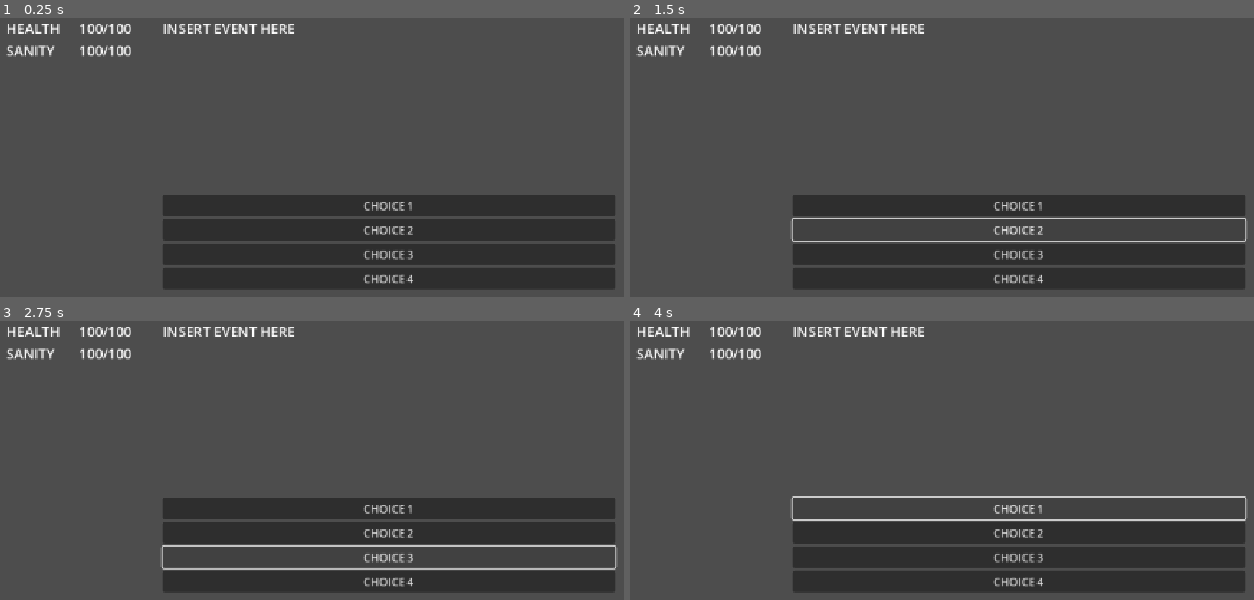
Above: before the commit, frames 1-4 (two rows, left to right).
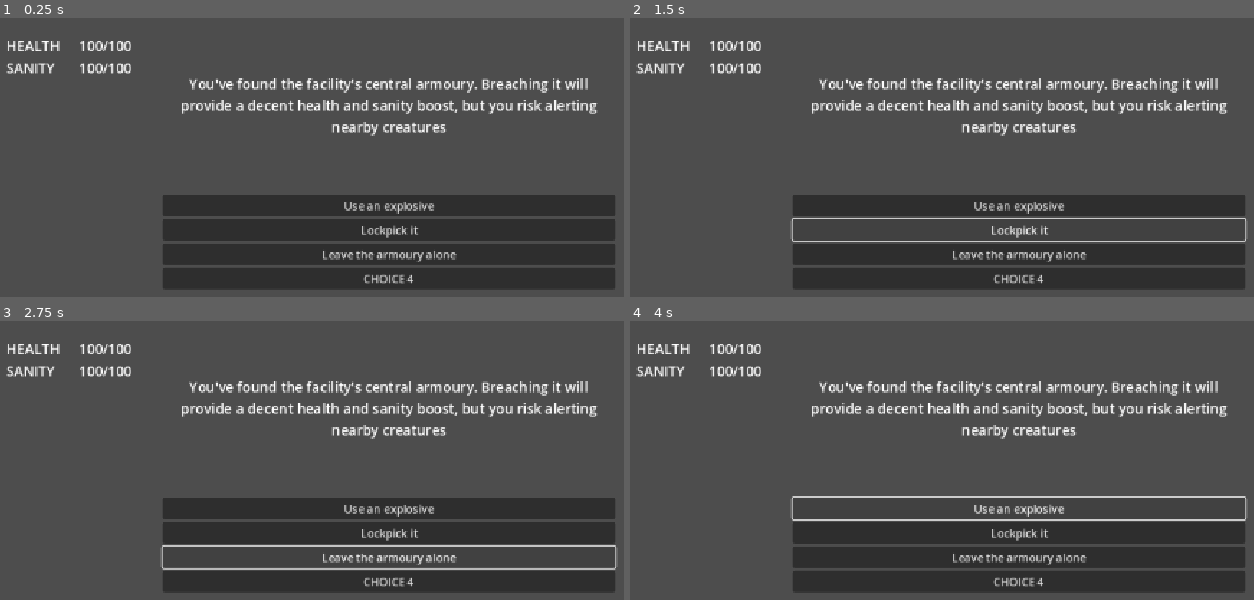
Above: after the commit, the same moments.

Repository: AAP-01/SCP-Field-prototype-II-
Game: Godot game, scene res://Scenes/main_game.tscn
Same seed, same stepped clock (60 frames per second), same inputs: the game is played once before the commit and once after it. Before the commit the project starts from res://Scenes/Main game.tscn.
Inputs:
- Up to frame 1 (0.25 s): no input
- Up to frame 2 (1.5 s): click "CHOICE 1" (after the commit: "Use an explosive") at 0.5 s; click "CHOICE 2" (after the commit: "Lockpick it") at 1.25 s
- Up to frame 3 (2.75 s): click "CHOICE 3" (after the commit: "Leave the armoury alone") at 2 s
- Up to frame 4 (4 s): click "CHOICE 4" at 2.75 s; click "CHOICE 1" (after the commit: "Use an explosive") at 3.5 s

The runs differ from the first frame. In frame 1, 5.8% of the frame differs, in the area x 0-96%, y 2-88%; in frame 2, 5.8%; in frame 3, 5.8%; in frame 4, 5.8%.

Commit message:
Implemented 6 events using MultipleChoiceEventData or OneChoiceEventData, and made them display their content on the UI

Diff:
--- /dev/null
+++ b/Events/event_cognitohazard_discovered.tres
@@ -0,0 +1,46 @@
+[gd_resource type="Resource" script_class="MultipleChoiceEventData" load_steps=9 format=3 uid="uid://cl0h5kv3nu7wk"]
+
+[ext_resource type="Script" uid="uid://0m74norco0wn" path="res://Resources/Multiple Choice/multiple_choice_data.gd" id="1_8kx05"]
+[ext_resource type="Script" uid="uid://cswjkcuav8byn" path="res://Resources/Multiple Choice/outcome_data.gd" id="2_oiwbm"]
+[ext_resource type="Script" uid="uid://cghl73ax2sjo6" path="res://Resources/Multiple Choice/multiple_choice_event_data.gd" id="2_pxri2"]
+
+[sub_resource type="Resource" id="Resource_6288d"]
+script = ExtResource("2_oiwbm")
+outcome_text = "The equipment had a false positive"
+advancement = 2
+metadata/_custom_type_script = "uid://cswjkcuav8byn"
+
+[sub_resource type="Resource" id="Resource_sjrv5"]
+script = ExtResource("2_oiwbm")
+outcome_text = "Should've listened to the alert"
+health_change = -5
+sanity_change = -15
+metadata/_custom_type_script = "uid://cswjkcuav8byn"
+
+[sub_resource type="Resource" id="Resource_haaqa"]
+script = ExtResource("1_8kx05")
+choice_text = "Proceed (50% of losing some sanity)"
+success_rate = 50
+outcomes = Array[ExtResource("2_oiwbm")]([SubResource("Resource_6288d"), SubResource("Resource_sjrv5")])
+metadata/_custom_type_script = "uid://0m74norco0wn"
+
+[sub_resource type="Resource" id="Resource_pxri2"]
+script = ExtResource("2_oiwbm")
+outcome_text = "The alternative path proved to be safe, but you couldn't shake off the thought of what was in the hallway"
+sanity_change = -2
+advancement = 1
+metadata/_custom_type_script = "uid://cswjkcuav8byn"
+
+[sub_resource type="Resource" id="Resource_fhhyj"]
+script = ExtResource("1_8kx05")
+choice_text = "Take the other way (lose a bit of sanity)"
+success_rate = 100
+outcomes = Array[ExtResource("2_oiwbm")]([SubResource("Resource_pxri2")])
+metadata/_custom_type_script = "uid://0m74norco0wn"
+
+[resource]
+script = ExtResource("2_pxri2")
+event_text = "Your equipment has flagged a potential cognitohazard in the following hallway, which should lead closer to the next sector, but it hasn't been reliable for some time. There is another, though much longer, path."
+difficulty = 5
+choices = Array[ExtResource("1_8kx05")]([SubResource("Resource_haaqa"), SubResource("Resource_fhhyj")])
+metadata/_custom_type_script = "uid://cghl73ax2sjo6"
--- /dev/null
+++ b/Events/event_found_supplies.tres
@@ -0,0 +1,15 @@
+[gd_resource type="Resource" script_class="OneChoiceEventData" load_steps=4 format=3 uid="uid://dx4brd237y3kj"]
+
+[ext_resource type="Script" uid="uid://3v87af55rfeo" path="res://Resources/One Choice/one_choice_data.gd" id="1_r87sf"]
+[ext_resource type="Script" uid="uid://biw7wynl1kvn6" path="res://Resources/One Choice/one_choice_event_data.gd" id="2_r36s3"]
+
+[sub_resource type="Resource" id="Resource_14u4s"]
+script = ExtResource("1_r87sf")
+outcome_text = "Excellent"
+health_change = 30
+metadata/_custom_type_script = "uid://3v87af55rfeo"
+
+[resource]
+script = ExtResource("2_r36s3")
+event_text = "You've found an untouched crate packed with medical supplies"
+choice = SubResource("Resource_14u4s")
--- /dev/null
+++ b/Events/event_go_to_tunnel.tres
@@ -0,0 +1,45 @@
+[gd_resource type="Resource" script_class="MultipleChoiceEventData" load_steps=9 format=3 uid="uid://ctio26eq1baph"]
+
+[ext_resource type="Script" uid="uid://0m74norco0wn" path="res://Resources/Multiple Choice/multiple_choice_data.gd" id="1_eublt"]
+[ext_resource type="Script" uid="uid://cswjkcuav8byn" path="res://Resources/Multiple Choice/outcome_data.gd" id="2_jdjxg"]
+[ext_resource type="Script" uid="uid://cghl73ax2sjo6" path="res://Resources/Multiple Choice/multiple_choice_event_data.gd" id="2_ry74d"]
+
+[sub_resource type="Resource" id="Resource_gt1a4"]
+script = ExtResource("2_jdjxg")
+outcome_text = "It lead you straight to the surface"
+sanity_change = 10
+advancement = 3
+metadata/_custom_type_script = "uid://cswjkcuav8byn"
+
+[sub_resource type="Resource" id="Resource_b0ndj"]
+script = ExtResource("2_jdjxg")
+outcome_text = "Some grotesque creature had made it its home"
+health_change = -20
+sanity_change = -15
+metadata/_custom_type_script = "uid://cswjkcuav8byn"
+
+[sub_resource type="Resource" id="Resource_kcvwj"]
+script = ExtResource("1_eublt")
+choice_text = "Enter the tunnel"
+success_rate = 45
+outcomes = Array[ExtResource("2_jdjxg")]([SubResource("Resource_gt1a4"), SubResource("Resource_b0ndj")])
+metadata/_custom_type_script = "uid://0m74norco0wn"
+
+[sub_resource type="Resource" id="Resource_2t3rt"]
+script = ExtResource("2_jdjxg")
+outcome_text = "The tunnel looks like it hasn't been touched in forever"
+metadata/_custom_type_script = "uid://cswjkcuav8byn"
+
+[sub_resource type="Resource" id="Resource_yfcct"]
+script = ExtResource("1_eublt")
+choice_text = "Don't risk it"
+success_rate = 100
+outcomes = Array[ExtResource("2_jdjxg")]([SubResource("Resource_2t3rt")])
+metadata/_custom_type_script = "uid://0m74norco0wn"
+
+[resource]
+script = ExtResource("2_ry74d")
+event_text = "You've found a tunnel that you have deduced might bring you much closer to the extraction point. It however isn't in the map at all, so you may risk getting lost or hurt"
+difficulty = 2
+choices = Array[ExtResource("1_eublt")]([SubResource("Resource_kcvwj"), SubResource("Resource_yfcct")])
+metadata/_custom_type_script = "uid://cghl73ax2sjo6"
--- /dev/null
+++ b/Events/event_investigate_figure.tres
@@ -0,0 +1,44 @@
+[gd_resource type="Resource" script_class="MultipleChoiceEventData" load_steps=9 format=3 uid="uid://cmgjed7irpnvo"]
+
+[ext_resource type="Script" uid="uid://cghl73ax2sjo6" path="res://Resources/Multiple Choice/multiple_choice_event_data.gd" id="1_gwwbi"]
+[ext_resource type="Script" uid="uid://0m74norco0wn" path="res://Resources/Multiple Choice/multiple_choice_data.gd" id="1_xmmc3"]
+[ext_resource type="Script" uid="uid://cswjkcuav8byn" path="res://Resources/Multiple Choice/outcome_data.gd" id="2_vgtog"]
+
+[sub_resource type="Resource" id="Resource_cc75q"]
+script = ExtResource("2_vgtog")
+outcome_text = "A survivor!"
+sanity_change = 10
+advancement = 1
+metadata/_custom_type_script = "uid://cswjkcuav8byn"
+
+[sub_resource type="Resource" id="Resource_pd37v"]
+script = ExtResource("2_vgtog")
+outcome_text = "Must've been a hallucination"
+sanity_change = -2
+metadata/_custom_type_script = "uid://cswjkcuav8byn"
+
+[sub_resource type="Resource" id="Resource_8ayh7"]
+script = ExtResource("1_xmmc3")
+choice_text = "Investigate"
+outcomes = Array[ExtResource("2_vgtog")]([SubResource("Resource_cc75q"), SubResource("Resource_pd37v")])
+metadata/_custom_type_script = "uid://0m74norco0wn"
+
+[sub_resource type="Resource" id="Resource_aqkvp"]
+script = ExtResource("2_vgtog")
+outcome_text = "You went the oppsite way the figure went, but you still hear shuffling behind"
+sanity_change = -2
+metadata/_custom_type_script = "uid://cswjkcuav8byn"
+
+[sub_resource type="Resource" id="Resource_wbfp4"]
+script = ExtResource("1_xmmc3")
+choice_text = "Go the other way"
+success_rate = 100
+outcomes = Array[ExtResource("2_vgtog")]([SubResource("Resource_aqkvp")])
+metadata/_custom_type_script = "uid://0m74norco0wn"
+
+[resource]
+script = ExtResource("1_gwwbi")
+event_text = "You thought you spotted something, or something, run past your direction. "
+difficulty = 2
+choices = Array[ExtResource("1_xmmc3")]([SubResource("Resource_8ayh7"), SubResource("Resource_wbfp4")])
+metadata/_custom_type_script = "uid://cghl73ax2sjo6"
--- /dev/null
+++ b/Events/event_locked_armoury_found.tres
@@ -0,0 +1,67 @@
+[gd_resource type="Resource" script_class="MultipleChoiceEventData" load_steps=12 format=3 uid="uid://lfuut83ljfei"]
+
+[ext_resource type="Script" uid="uid://cghl73ax2sjo6" path="res://Resources/Multiple Choice/multiple_choice_event_data.gd" id="1_aojih"]
+[ext_resource type="Script" uid="uid://0m74norco0wn" path="res://Resources/Multiple Choice/multiple_choice_data.gd" id="1_xkww3"]
+[ext_resource type="Script" uid="uid://cswjkcuav8byn" path="res://Resources/Multiple Choice/outcome_data.gd" id="2_6ilx4"]
+
+[sub_resource type="Resource" id="Resource_hidv2"]
+script = ExtResource("2_6ilx4")
+outcome_text = "Nobody heard the explosion"
+health_change = 33
+sanity_change = 25
+metadata/_custom_type_script = "uid://cswjkcuav8byn"
+
+[sub_resource type="Resource" id="Resource_b7yaa"]
+script = ExtResource("2_6ilx4")
+outcome_text = "You were heard"
+health_change = -10
+sanity_change = -10
+metadata/_custom_type_script = "uid://cswjkcuav8byn"
+
+[sub_resource type="Resource" id="Resource_vh8u4"]
+script = ExtResource("1_xkww3")
+choice_text = "Use an explosive"
+success_rate = 66
+outcomes = Array[ExtResource("2_6ilx4")]([SubResource("Resource_hidv2"), SubResource("Resource_b7yaa")])
+metadata/_custom_type_script = "uid://0m74norco0wn"
+
+[sub_resource type="Resource" id="Resource_ildnj"]
+script = ExtResource("2_6ilx4")
+outcome_text = "You succesfully opened the gate"
+health_change = 33
+sanity_change = 25
+metadata/_custom_type_script = "uid://cswjkcuav8byn"
+
+[sub_resource type="Resource" id="Resource_3pi4p"]
+script = ExtResource("2_6ilx4")
+outcome_text = "You were spotted fumbling with the lockpick"
+health_change = -10
+sanity_change = -10
+metadata/_custom_type_script = "uid://cswjkcuav8byn"
+
+[sub_resource type="Resource" id="Resource_bmqwj"]
+script = ExtResource("1_xkww3")
+choice_text = "Lockpick it"
+success_rate = 80
+outcomes = Array[ExtResource("2_6ilx4")]([SubResource("Resource_ildnj"), SubResource("Resource_3pi4p")])
+metadata/_custom_type_script = "uid://0m74norco0wn"
+
+[sub_resource type="Resource" id="Resource_1ftoi"]
+script = ExtResource("2_6ilx4")
+outcome_text = "You leave it alome, but it slightly demoralized you"
+sanity_change = -3
+metadata/_custom_type_script = "uid://cswjkcuav8byn"
+
+[sub_resource type="Resource" id="Resource_pu045"]
+script = ExtResource("1_xkww3")
+choice_text = "Leave the armoury alone"
+success_rate = 100
+outcomes = Array[ExtResource("2_6ilx4")]([SubResource("Resource_1ftoi")])
+metadata/_custom_type_script = "uid://0m74norco0wn"
+
+[resource]
+script = ExtResource("1_aojih")
+event_text = "You've found the facility's central armoury. Breaching it will provide a decent health and sanity boost, but you risk alerting nearby creatures"
+difficulty = 3
+choices = Array[ExtResource("1_xkww3")]([SubResource("Resource_vh8u4"), SubResource("Resource_bmqwj"), SubResource("Resource_pu045")])
+metadata/_custom_type_script = "uid://cghl73ax2sjo6"
--- /dev/null
+++ b/Events/event_sign_of_survivor.tres
@@ -0,0 +1,45 @@
+[gd_resource type="Resource" script_class="MultipleChoiceEventData" load_steps=9 format=3 uid="uid://cphs3lbeediby"]
+
+[ext_resource type="Script" uid="uid://0m74norco0wn" path="res://Resources/Multiple Choice/multiple_choice_data.gd" id="1_7dimk"]
+[ext_resource type="Script" uid="uid://cswjkcuav8byn" path="res://Resources/Multiple Choice/outcome_data.gd" id="2_7ik55"]
+[ext_resource type="Script" uid="uid://cghl73ax2sjo6" path="res://Resources/Multiple Choice/multiple_choice_event_data.gd" id="2_enh1v"]
+
+[sub_resource type="Resource" id="Resource_1x7un"]
+script = ExtResource("2_7ik55")
+outcome_text = "A survivor!"
+sanity_change = 15
+advancement = 1
+metadata/_custom_type_script = "uid://cswjkcuav8byn"
+
+[sub_resource type="Resource" id="Resource_kuyjt"]
+script = ExtResource("2_7ik55")
+outcome_text = "It was a monster's blood. How did it lock the door?"
+health_change = -15
+sanity_change = -5
+metadata/_custom_type_script = "uid://cswjkcuav8byn"
+
+[sub_resource type="Resource" id="Resource_qqn41"]
+script = ExtResource("1_7dimk")
+choice_text = "Investigate it"
+success_rate = 70
+outcomes = Array[ExtResource("2_7ik55")]([SubResource("Resource_1x7un"), SubResource("Resource_kuyjt")])
+metadata/_custom_type_script = "uid://0m74norco0wn"
+
+[sub_resource type="Resource" id="Resource_lsviv"]
+script = ExtResource("2_7ik55")
+outcome_text = "You move on"
+metadata/_custom_type_script = "uid://cswjkcuav8byn"
+
+[sub_resource type="Resource" id="Resource_rn03m"]
+script = ExtResource("1_7dimk")
+choice_text = "Nobody could survive in a place like this"
+success_rate = 100
+outcomes = Array[ExtResource("2_7ik55")]([SubResource("Resource_lsviv")])
+metadata/_custom_type_script = "uid://0m74norco0wn"
+
+[resource]
+script = ExtResource("2_enh1v")
+event_text = "You've stumbled upon signs of at least one survivor. Fresh blood on the floor leads to the locked door of the medical bay"
+difficulty = 1
+choices = Array[ExtResource("1_7dimk")]([SubResource("Resource_qqn41"), SubResource("Resource_rn03m")])
+metadata/_custom_type_script = "uid://cghl73ax2sjo6"
--- /dev/null
+++ b/Resources/Multiple Choice/multiple_choice_data.gd
@@ -0,0 +1,6 @@
+extends Resource
+class_name MultipleChoiceData
+
+@export var choice_text : String
+@export var success_rate : int	# From 1-100
+@export var outcomes : Array[OutcomeData]
--- /dev/null
+++ b/Resources/Multiple Choice/multiple_choice_event_data.gd
@@ -0,0 +1,6 @@
+extends Resource
+class_name MultipleChoiceEventData
+
+@export var event_text : String
+@export var difficulty : int	# From 1-10
+@export var choices : Array[MultipleChoiceData]
--- /dev/null
+++ b/Resources/Multiple Choice/outcome_data.gd
@@ -0,0 +1,7 @@
+extends Resource
+class_name OutcomeData
+
+@export var outcome_text : String
+@export var health_change : int
+@export var sanity_change : int
+@export var advancement : int
--- /dev/null
+++ b/Resources/One Choice/one_choice_data.gd
@@ -0,0 +1,7 @@
+extends Resource
+class_name OneChoiceData
+
+@export var outcome_text : String
+@export var health_change : int
+@export var sanity_change : int
+@export var advancement : int
--- /dev/null
+++ b/Resources/One Choice/one_choice_event_data.gd
@@ -0,0 +1,5 @@
+extends Resource
+class_name OneChoiceEventData
+
+@export var event_text : String
+@export var choice : OneChoiceData
--- a/Scenes/Main game.tscn
+++ b/Scenes/main_game.tscn
@@ -1,4 +1,6 @@
-[gd_scene format=3 uid="uid://c5wvwig2js1e7"]
+[gd_scene load_steps=2 format=3 uid="uid://c5wvwig2js1e7"]
+
+[ext_resource type="Script" uid="uid://bspnt4mtesjd8" path="res://Scripts/event_manager.gd" id="1_l756w"]
 
 [node name="Control" type="Control"]
 layout_mode = 3
@@ -12,13 +14,13 @@
 layout_mode = 1
 anchors_preset = -1
 anchor_left = 0.022000002
-anchor_top = 0.15400001
-anchor_right = 0.15900001
-anchor_bottom = 0.24700001
+anchor_top = 0.193
+anchor_right = 0.179
+anchor_bottom = 0.28500003
 offset_left = -0.34400177
-offset_top = 0.20799255
-offset_right = -0.16801453
-offset_bottom = -0.055999756
+offset_top = -0.06400299
+offset_right = -0.20800781
+offset_bottom = 0.3199768
 theme_override_constants/separation = 4
 
 [node name="Health" type="HBoxContainer" parent="Stat Bars"]
@@ -67,9 +69,12 @@
 layout_mode = 2
 theme_override_font_sizes/font_size = 20
 text = "INSERT EVENT HERE"
+horizontal_alignment = 1
+vertical_alignment = 1
 autowrap_mode = 2
 
 [node name="VBoxContainer" type="VBoxContainer" parent="Event"]
+visibility_layer = 2
 layout_mode = 2
 
 [node name="Choice 1" type="Button" parent="Event/VBoxContainer"]
@@ -87,3 +92,8 @@
 [node name="Choice 4" type="Button" parent="Event/VBoxContainer"]
 layout_mode = 2
 text = "CHOICE 4"
+
+[node name="Managers" type="Node" parent="."]
+
+[node name="Event Manager" type="Node" parent="Managers"]
+script = ExtResource("1_l756w")
--- /dev/null
+++ b/Scripts/event_list.gd
@@ -0,0 +1,11 @@
+extends Node
+class_name EventList
+
+static var events = [
+	preload("res://Events/event_go_to_tunnel.tres"),
+	preload("res://Events/event_cognitohazard_discovered.tres"),
+	preload("res://Events/event_sign_of_survivor.tres"),
+	preload("res://Events/event_investigate_figure.tres"),
+	preload("res://Events/event_locked_armoury_found.tres"),
+	preload("res://Events/event_found_supplies.tres")
+]
--- /dev/null
+++ b/Scripts/event_manager.gd
@@ -0,0 +1,34 @@
+extends Node
+class_name EventManager
+
+@onready var event_text: Label = $"../../Event/Event Text"
+var event
+var choices : Array[Button]
+
+# Set up the first event upon starting
+func _ready() -> void:
+	choices.append($"../../Event/VBoxContainer/Choice 1")	# 0
+	choices.append($"../../Event/VBoxContainer/Choice 2")	# 1
+	choices.append($"../../Event/VBoxContainer/Choice 3")	# 2
+	choices.append($"../../Event/VBoxContainer/Choice 4")	# 3
+
+	select_event()
+	display_event()
+
+func select_event() -> void:
+	event = EventList.events[randi_range(0, EventList.events.size() - 1)]
+
+func display_event() -> void:
+	event_text.text = event.event_text
+	print("Event selected: " + event.resource_path.get_file())
+
+	var index = 0
+	if event is MultipleChoiceEventData:
+		for i in range(event.choices.size()):
+			choices[index].text = event.choices[index].choice_text
+			index += 1
+	elif event is OneChoiceEventData:
+		choices[0].text = event.choice.outcome_text
+		choices[1].hide()
+		choices[2].hide()
+		choices[3].hide()
Not shown, added: Resources/Multiple Choice/multiple_choice_data.gd.uid
Not shown, added: Resources/Multiple Choice/multiple_choice_event_data.gd.uid
Not shown, added: Resources/Multiple Choice/outcome_data.gd.uid
Not shown, added: Resources/One Choice/one_choice_data.gd.uid
Not shown, added: Resources/One Choice/one_choice_event_data.gd.uid
Not shown, added: Scripts/event_list.gd.uid
Not shown, added: Scripts/event_manager.gd.uid
